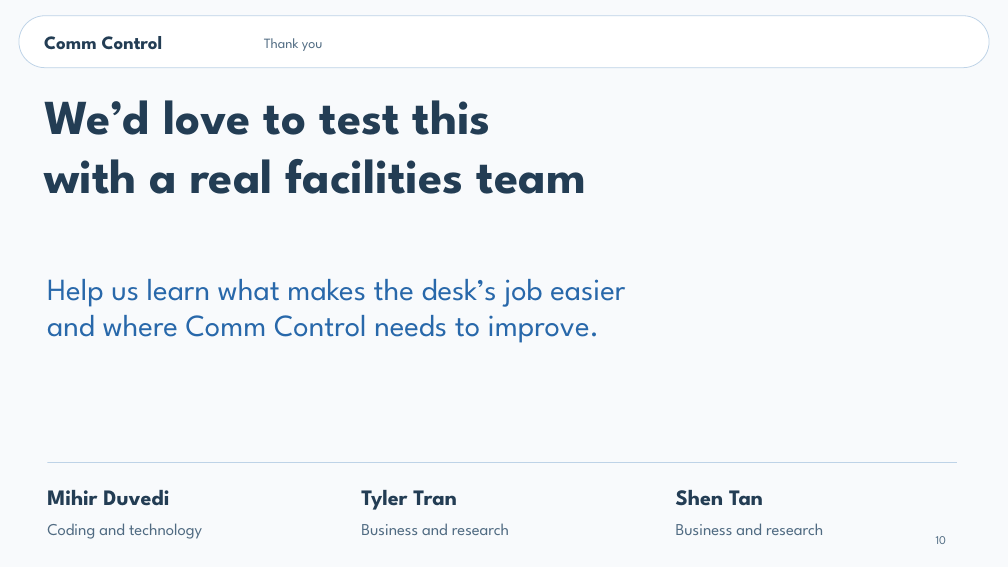
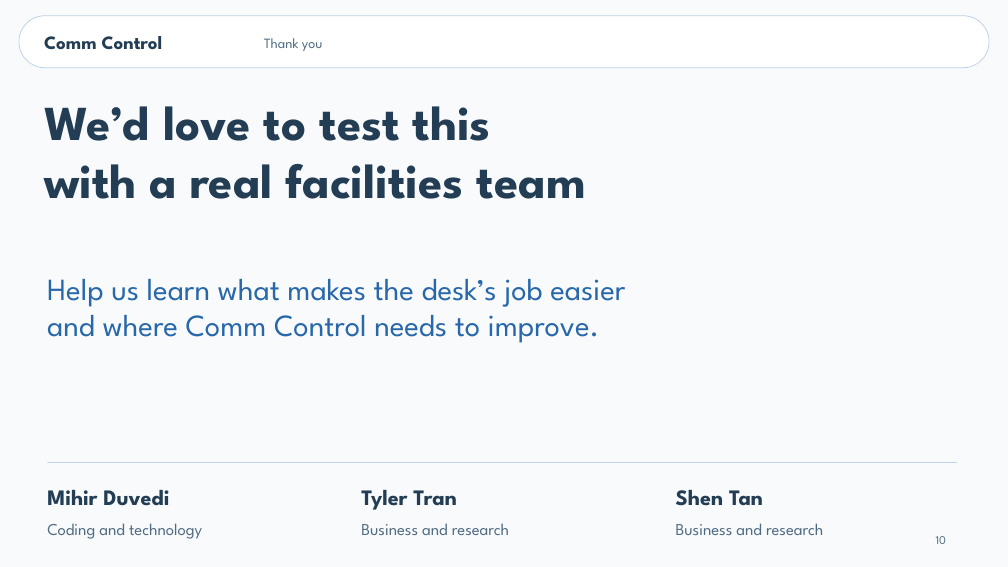
Before and after one commit to mihirduvedi/comm-control, a slide deck: slide 10 of presentation/Comm_Control_Pitch.pptx. Drawn at 1008x567 pixels with LibreOffice and Linux fonts; fonts in the diff are those of the drawing. Boxes give left, top, right and bottom in pixels: in the first picture for what was removed or moved away, otherwise in the second. Text is boxed around its words. In the diff, an @@ line names an element or a change of style, - is before the commit and + after.

```diff
--- a/presentation/Comm_Control_Pitch.pptx
+++ b/presentation/Comm_Control_Pitch.pptx
@@ text "We’d love to test this" moved from (x1=44, y1=100, x2=586, y2=194) to (x1=44, y1=106, x2=586, y2=199) @@
```
Also in this commit, not shown: 8 other slides changed, 2 other files.
